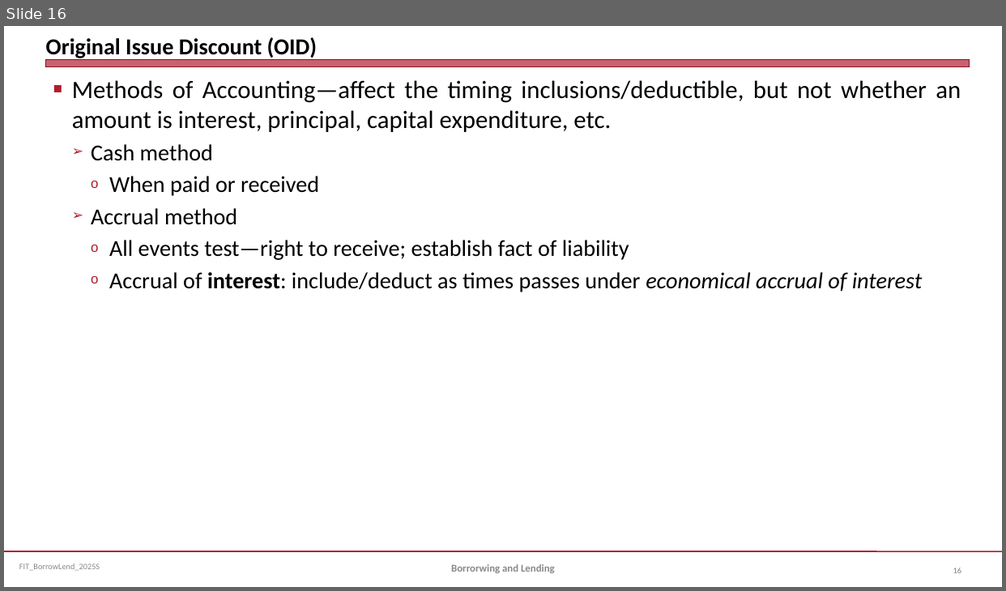
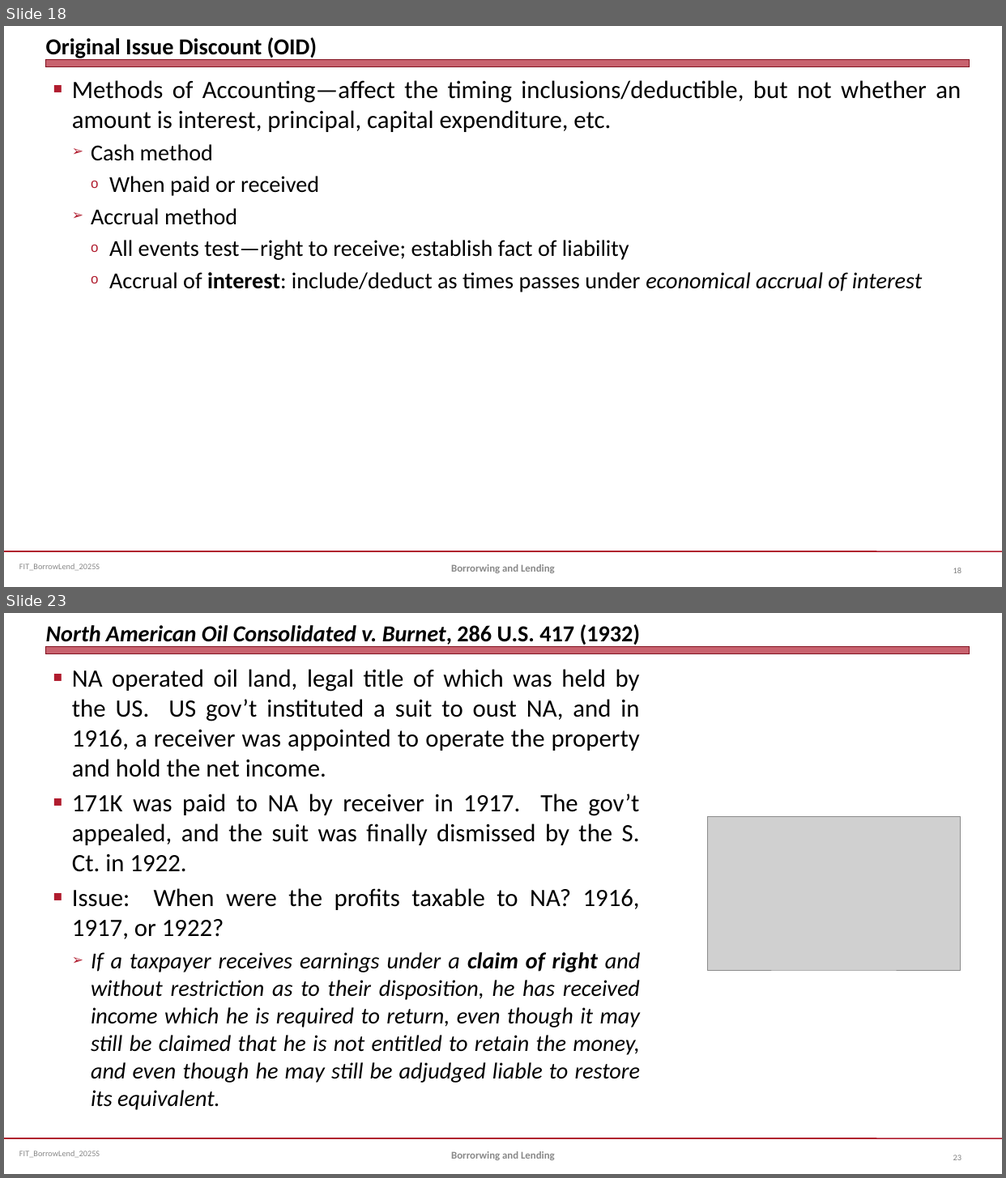
Before and after one commit to jmc877/Fed-Income-Tax, a slide deck: slides/FIT_BorrowLend_2025S.pptx. Shown one above the other, each under a label of ours: slide 16 before the commit, slides 18 and 23 after it; the slides between them are not shown. The pictures are 1006x591 and 1006x1178 pixels, drawn with LibreOffice and Linux fonts; fonts in the diff are those of the drawing; grey boxes stand for pictures. Boxes give left, top, right and bottom in pixels: in the first picture for what was removed or moved away, otherwise in the second. Text is boxed around its words. In the diff, an @@ line names an element or a change of style, - is before the commit and + after.

```diff
--- a/slides/FIT_BorrowLend_2025S.pptx
+++ b/slides/FIT_BorrowLend_2025S.pptx
@@ slide 23 added at (x1=4, y1=613, x2=1002, y2=1174), background #FFFFFF; not listed: 3 template elements that a slide beside it also shows @@
@@ title added at (x1=46, y1=624, x2=641, y2=647), 22 pt, text #000000, bold, italic @@
+North American Oil Consolidated v. Burnet, 286 U.S. 417 (1932)
@@ text added at (x1=72, y1=669, x2=640, y2=1110), 24 pt, text #000000 @@
+■ NA operated oil land, legal title of which was held by the US. US gov’t instituted a suit to oust NA, and in 1916, a receiver was appointed to operate the property and hold the net income.
+■ 171K was paid to NA by receiver in 1917. The gov’t appealed, and the suit was finally dismissed by the S. Ct. in 1922.
+■ Issue: When were the profits taxable to NA? 1916, 1917, or 1922?
+  ➢ If a taxpayer receives earnings under a claim of right and without restriction as to their disposition, he has received income which he is required to return, even though it may still be claimed that he is not entitled to retain the money, and even though he may still be adjudged liable to restore its equivalent.
@@ picture added at (x1=708, y1=816, x2=961, y2=971) @@
@@ text added at (x1=451, y1=1152, x2=555, y2=1161), 10 pt, text #898989, bold @@
+Borrorwing and Lending
@@ page number added at (x1=953, y1=1155, x2=961, y2=1161), 8 pt, text #808080 @@
+23
@@ what was slide 16 is now slide 18 @@
```
Also in this commit, not shown: 2 slides changed, 8 other slides added, 5 other files.
